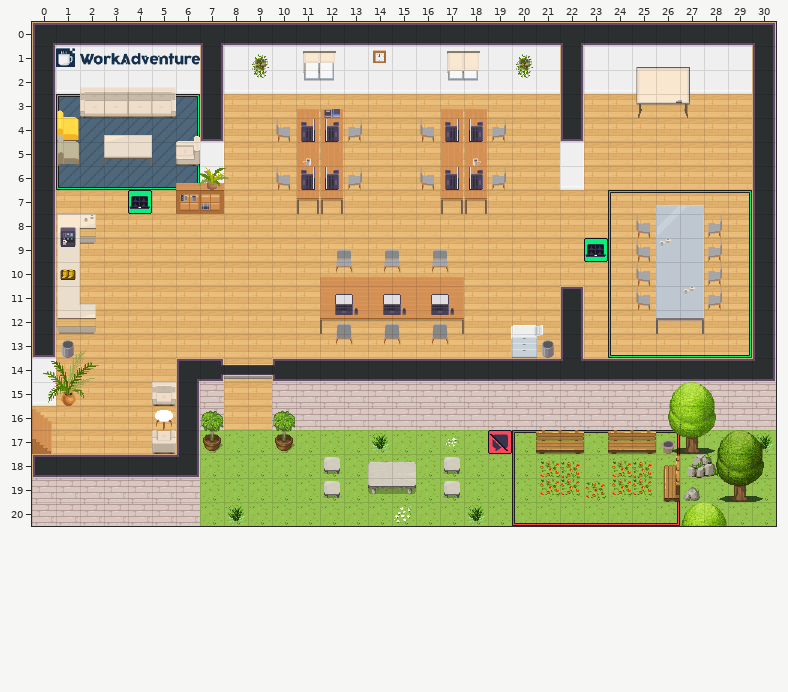
Tiled map (JSON) -- map.tmj. Above is the file before it was changed.
Cells are 32x32 px. Shown: x 0..30, y 0..20.
After:
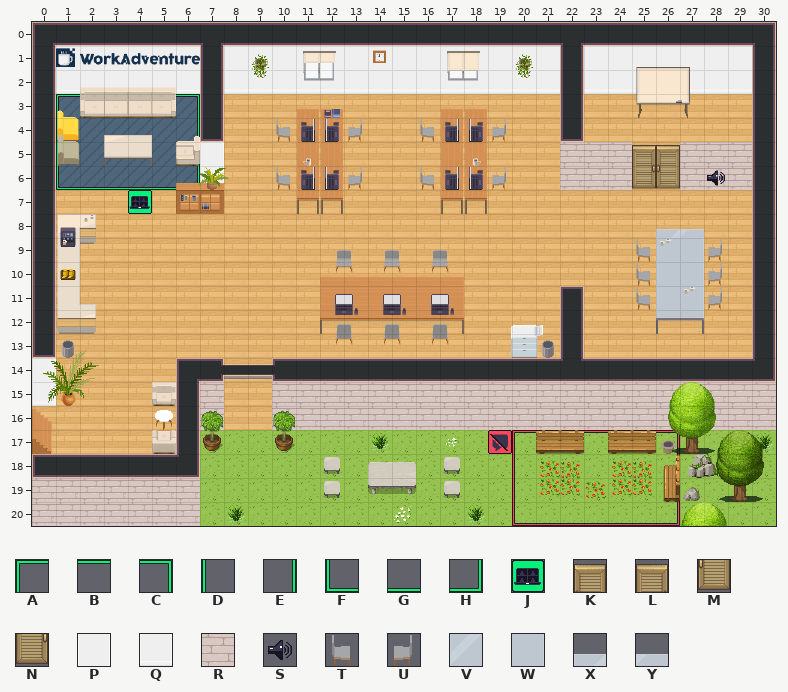
Key: from "Chunk 1": A 5, B 6, C 7, D 8, E 9, F 10, G 11, H 12, J 13, K 24, L 24 flipped left-right, M 25, N 25 flipped left-right, P 31, Q 32, R 38, S 55, T 81, U 83, V 92, W 93, X 166, Y 167.
_ is an empty cell.
Tiles replaced or removed in this view: A, B, C, D, E, F, G, H, J, P, Q, T, U, V, W, X, Y.
Tiles of an added or newly shown layer are drawn over the layers below it.
Edits made:
Changed rows in their new state; . is an unchanged cell.
Layer "floor/floor2":
first column x 23:
 7 .______
 8 ._...._
 9 __...._
10 ._...._
11 ._...._
12 ._...._
13 .______
Layer "door/door_closed" (added):
first column x 25:
 5 LK
 6 NM
Layer "walls/walls1":
first column x 22:
 5 RRR..RRR
 6 RRR..RRR
Layer "walls/walls2":
first column x 28:
 6 S
Layer "furniture/furniture2":
first column x 25:
 8 ____
Layer "above/above1":
first column x 26:
 7 __
 8 XY
